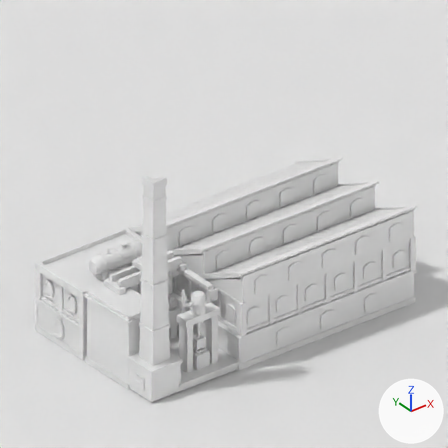
The Blender file src/DeepFrontier/Art/Source/PrecisionMachineWorks-ReferenceStudy.blend: old version first, new version second.
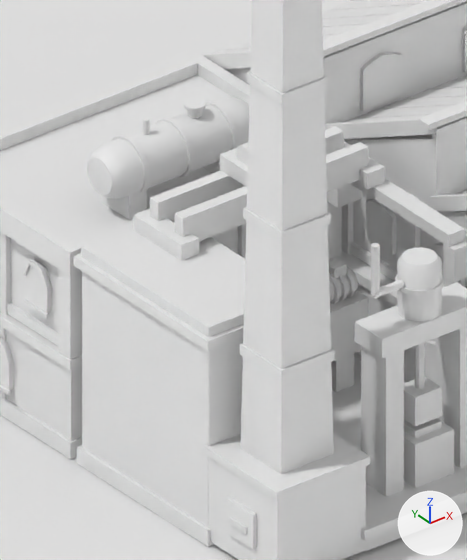
Old and new are each drawn from the file's camera 'Camera' and again close up on the part from 13% to 48% of the width and 47% to 88% of the height. Arrows for +X, +Y and +Z are at lower right; the lights stay in place. The older version's two pictures come first. Materials are left out; every surface is plain grey.

The first close-up shows 'Plane', 'PrecisionMachineWorks.Architecture', 'PrecisionMachineWorks.CraneBridge', 'PrecisionMachineWorks.HammerRam'.
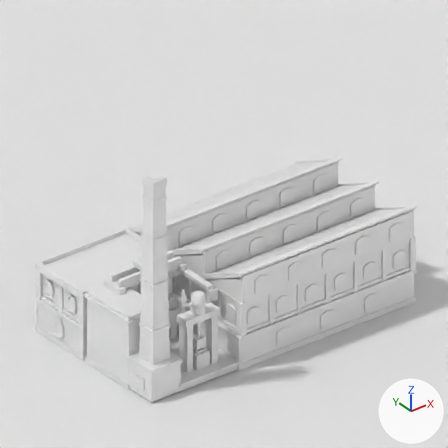
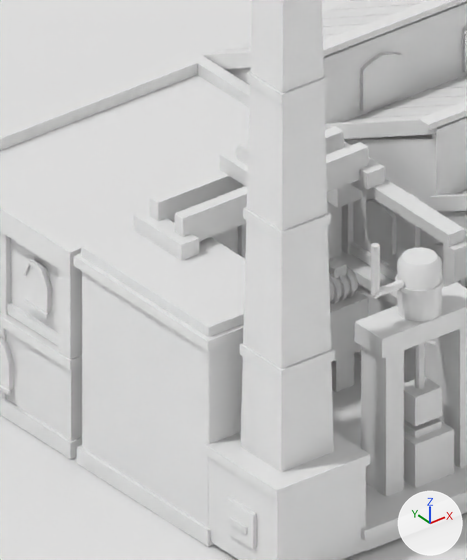
Location of each change, [x1, y1, x2, y2] in pixels of the close-ups (467 x 560 px):
```json
{"part": 1, "of": "me_precisionmachineworks_architecture", "change": "deleted", "before": [87, 97, 249, 220]}
```

Scene script edits in JSON lines:
```json
{"block": "me_precisionmachineworks_architecture", "where": "# used by ob_precisionmachineworks_architecture; location = (0.0, 0.0, 0.0)"}
{"op": "remove", "block": "me_precisionmachineworks_architecture", "code": "me_precisionmachineworks_architecture.from_pydata(...)  # 6896 vertices, 3419 faces; spans x -9.08..0.1, y -5.06..0.26, z -0.03..6.64"}
{"op": "add", "block": "me_precisionmachineworks_architecture", "code": "me_precisionmachineworks_architecture.from_pydata(...)  # 6234 vertices, 3102 faces; spans x -9.08..0.1, y -5.06..0.26, z -0.03..6.64"}
{"block": "me_precisionmachineworks_architecture", "change": "me_precisionmachineworks_architecture part 1: 100 loose pieces with 662 vertices, spanning x -8.35..-6.65, y -1.83..-1.19, z 2.0..2.82, are deleted"}
{"block": "me_precisionmachineworks_architecture", "change": "other edits to the shape of me_precisionmachineworks_architecture do not show in these pictures"}
```
